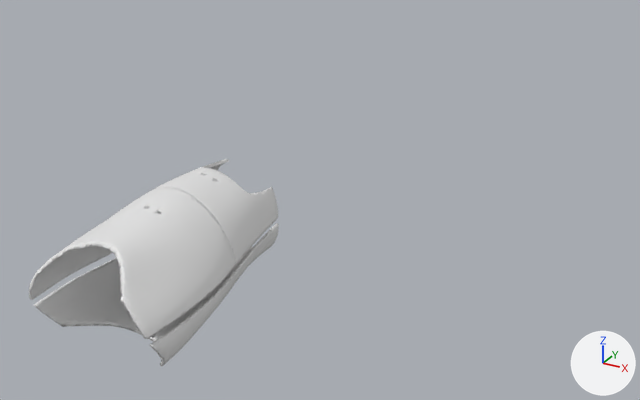
What one commit did to the OBJ model VR-Bento-Arm/Assets/Models/ArmShells_ForeArm_Prox.obj.
Camera for both pictures: a 50 mm lens placed at (383.0, -558.0, 307.0), pointed at (134.0, -105.0, 80.0). The lights are fixed; the arrows at lower right show +X, +Y and +Z. Where no turn or scale is listed for an object, it has been applied to the vertices. Vertices at the same position are counted once.

Objects in the first picture: 'ArmShells_ForeArm_Prox'.
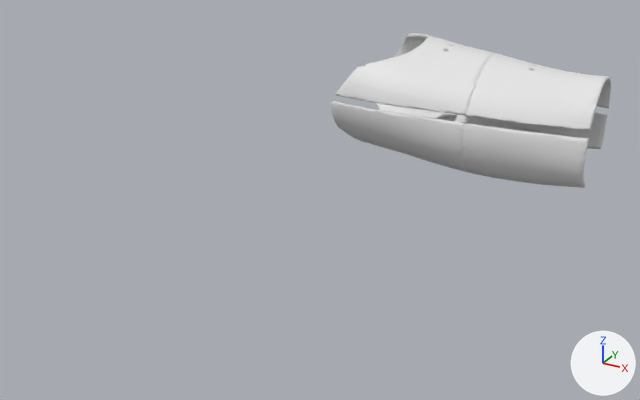
Changed parts and their boxes (x1, y1, x2, y2) in the pictures (640 x 400 px; the box of a moved part takes in the faces that stretch with it):
'ArmShells_ForeArm_Prox', reshaped (12% wider, 25% shorter): before (29, 159, 279, 366); after (331, 33, 611, 188)
part 1 of me_armshells_forearm_prox, moved or reshaped: before (29, 159, 278, 339); after (331, 101, 608, 188)
part 2 of me_armshells_forearm_prox, moved or reshaped (not visible before): after (437, 113, 457, 121)
part 3 of me_armshells_forearm_prox, moved or reshaped (not visible before): after (522, 127, 540, 133)
part 4 of me_armshells_forearm_prox, added: after (335, 33, 611, 131)
part 5 of me_armshells_forearm_prox, deleted: before (34, 223, 279, 366)

The change, as a list of edits to the scene's bpy script:
```text
Change me_armshells_forearm_prox:
    used by ob_armshells_forearm_prox; location = (0.0, 0.0, 0.0)
    remove me_armshells_forearm_prox.from_pydata(...)  # 17765 vertices, 35722 faces; spans x 10.0..103.0, y -242.0..-70.0, z 3.0..87.0
    add me_armshells_forearm_prox.from_pydata(...)  # 17766 vertices, 35724 faces; spans x 107.0..280.0, y -46.0..47.0, z 79.0..163.0
    me_armshells_forearm_prox part 1: the loose piece of 6985 vertices spanning x 10.0..102.0, y -242.0..-70.0, z 42.0..87.0 is multiplied about its middle by the matrix ((0.0, 1.0, -0.015), (1.0, 0.0, 0.0), (0.0, -0.015, -1.0)), then moved by (137.0, 156.0, 37.0)
    me_armshells_forearm_prox part 2: the loose piece of 1199 vertices spanning x 43.0..69.0, y -181.0..-169.0, z 56.0..83.0 is multiplied about its middle by the matrix ((0.0, 1.0, -0.015), (1.0, 0.0, 0.0), (0.0, -0.015, -1.0)), then moved by (118.0, 175.0, 27.0)
    me_armshells_forearm_prox part 3: the loose piece of 1201 vertices spanning x 43.0..69.0, y -123.0..-111.0, z 56.0..84.0 is multiplied about its middle by the matrix ((0.0, 1.0, -0.015), (1.0, 0.0, 0.0), (0.0, -0.015, -1.0)), then moved by (176.0, 117.0, 25.0)
    me_armshells_forearm_prox part 4: a new loose piece of 7111 vertices spanning x 111.0..280.0, y -46.0..47.0, z 127.0..163.0
    me_armshells_forearm_prox part 5: the loose piece of 7110 vertices spanning x 10.0..103.0, y -239.0..-70.0, z 3.0..37.0 is deleted
```
